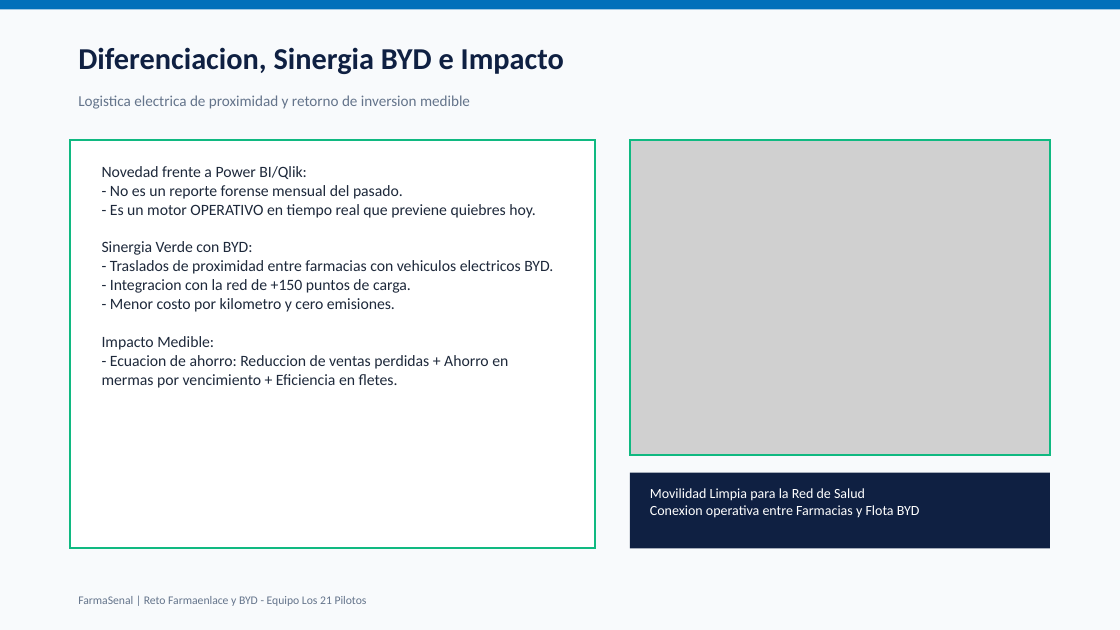
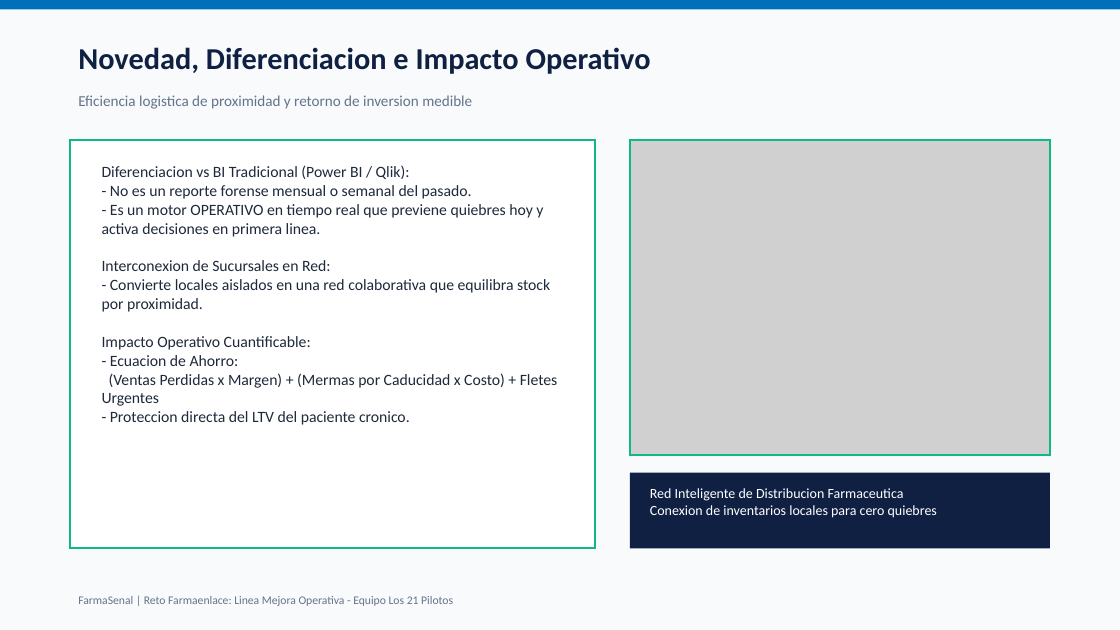
Before and after one commit to alfonso1031/Hackathon-ConnectatVentures-2026-Los21Pilotos, a slide deck: slide 5 of docs/FarmaSenal_Pitch_Presentacion.pptx. Drawn at 1120x630 pixels with LibreOffice and Linux fonts; fonts in the diff are those of the drawing; grey boxes stand for pictures. Boxes give left, top, right and bottom in pixels: in the first picture for what was removed or moved away, otherwise in the second. Text is boxed around its words. In the diff, an @@ line names an element or a change of style, - is before the commit and + after.

Commit message:
feat: Enfocar presentacion 100% en Linea 3 Mejora Operativa, remover BYD y agregar arte 3D de red logistica

```diff
--- a/docs/FarmaSenal_Pitch_Presentacion.pptx
+++ b/docs/FarmaSenal_Pitch_Presentacion.pptx
@@ text at (78,47,651,74): text changed @@
-Diferenciacion, Sinergia BYD e Impacto
+Novedad, Diferenciacion e Impacto Operativo
@@ text at (78,95,472,109): text changed @@
-Logistica electrica de proximidad y retorno de inversion medible
+Eficiencia logistica de proximidad y retorno de inversion medible
@@ text at (102,165,558,425): text changed @@
-Novedad frente a Power BI/Qlik:
-- No es un reporte forense mensual del pasado.
-- Es un motor OPERATIVO en tiempo real que previene quiebres hoy.
-Sinergia Verde con BYD:
-- Traslados de proximidad entre farmacias con vehiculos electricos BYD.
-- Integracion con la red de +150 puntos de carga.
-- Menor costo por kilometro y cero emisiones.
-Impacto Medible:
-- Ecuacion de ahorro: Reduccion de ventas perdidas + Ahorro en mermas por vencimiento + Eficiencia en fletes.
+Diferenciacion vs BI Tradicional (Power BI / Qlik):
+- No es un reporte forense mensual o semanal del pasado.
+- Es un motor OPERATIVO en tiempo real que previene quiebres hoy y activa decisiones en primera linea.
+Interconexion de Sucursales en Red:
+- Convierte locales aislados en una red colaborativa que equilibra stock por proximidad.
+Impacto Operativo Cuantificable:
+- Ecuacion de Ahorro:
+(Ventas Perdidas x Margen) + (Mermas por Caducidad x Costo) + Fletes Urgentes
+- Proteccion directa del LTV del paciente cronico.
@@ text at (650,488,937,518): text changed @@
-Movilidad Limpia para la Red de Salud
-Conexion operativa entre Farmacias y Flota BYD
+Red Inteligente de Distribucion Farmaceutica
+Conexion de inventarios locales para cero quiebres
@@ text at (78,596,453,606): text changed @@
-FarmaSenal | Reto Farmaenlace y BYD - Equipo Los 21 Pilotos
+FarmaSenal | Reto Farmaenlace: Linea Mejora Operativa - Equipo Los 21 Pilotos
```
Also in this commit, not shown: 5 other slides changed, 3 other files.
